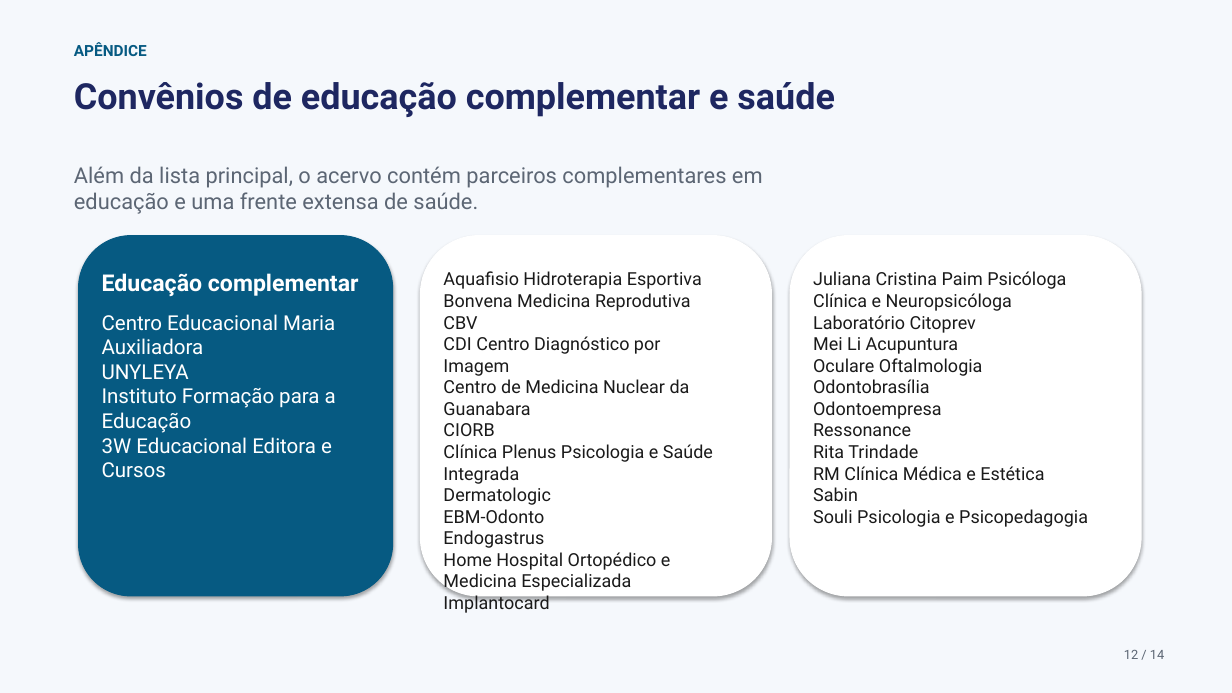
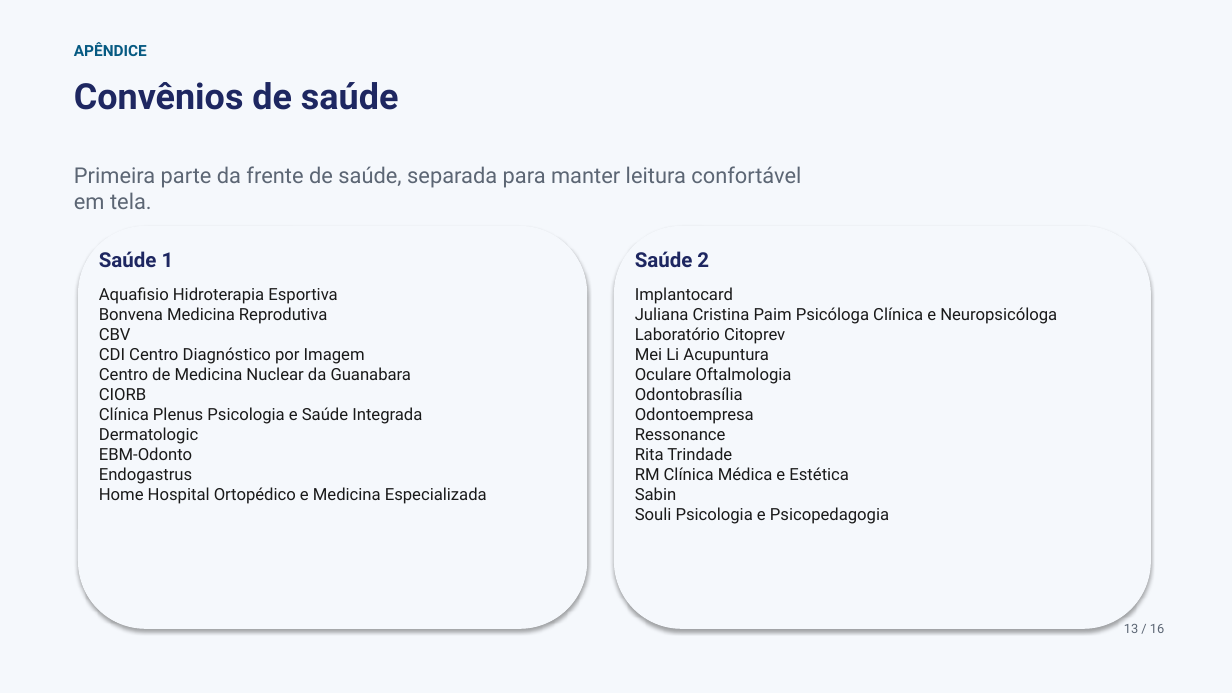
Before and after one commit to prof-ramos/onboard-asof, a slide deck: slide 13 of presentation/onboard-asof.pptx (slide 12 before the commit). Drawn at 1232x693 pixels with LibreOffice and Linux fonts; fonts in the diff are those of the drawing. Boxes give left, top, right and bottom in pixels: in the first picture for what was removed or moved away, otherwise in the second. Text is boxed around its words. In the diff, an @@ line names an element or a change of style, - is before the commit and + after.

```diff
--- a/presentation/onboard-asof.pptx
+++ b/presentation/onboard-asof.pptx
@@ text at <box>74,82,398,110</box>: text changed @@
-Convênios de educação complementar e saúde
+Convênios de saúde
@@ text at <box>74,166,801,209</box>: text changed @@
-Além da lista principal, o acervo contém parceiros complementares em educação e uma frente extensa de saúde.
+Primeira parte da frente de saúde, separada para manter leitura confortável em tela.
@@ rounded rectangle: place and size @@
-rounded rectangle at <box>79,236,393,596</box>
+rounded rectangle at <box>79,226,587,628</box>
@@ rounded rectangle at <box>79,226,587,628</box>: fill #065A82 to #F5F8FC; outline #065A82 0.75 pt to #F5F8FC 0.75 pt @@
@@ rounded rectangle: place and size @@
-rounded rectangle at <box>421,236,772,596</box>
+rounded rectangle at <box>615,226,1151,628</box>
@@ rounded rectangle at <box>615,226,1151,628</box>: fill #FFFFFF to #F5F8FC; outline #FFFFFF 0.75 pt to #F5F8FC 0.75 pt @@
@@ rounded rectangle removed at <box>790,236,1141,596</box> @@
@@ text at <box>99,251,174,267</box>: text changed; size 18 to 16 pt; text colour #FFFFFF to #1E2761 @@
-Educação complementar
+Saúde 1
@@ text added at <box>635,251,709,267</box>, 16 pt, text #1E2761, bold @@
+Saúde 2
@@ text at <box>99,287,487,504</box>: paragraph removed @@
-Implantocard
@@ text "Aquafisio Hidroterapia Esportiva": place and size @@
-text "Aquafisio Hidroterapia Esportiva" at <box>443,271,713,570</box>
+text "Aquafisio Hidroterapia Esportiva" at <box>99,287,487,504</box>
@@ text "Aquafisio Hidroterapia Esportiva" at <box>99,287,487,504</box>: size 14 to 13 pt @@
@@ text at <box>635,287,733,304</box>: paragraph added @@
+Implantocard
@@ text "Implantocard": place and size @@
-text "Implantocard" at <box>813,271,1088,527</box>
+text "Implantocard" at <box>635,287,1057,524</box>
@@ text removed at <box>102,314,336,478</box> @@
-Centro Educacional Maria Auxiliadora
-UNYLEYA
-Instituto Formação para a Educação
-3W Educacional Editora e Cursos
@@ text at <box>635,307,1057,524</box>: size 14 to 13 pt @@
@@ text added at <box>1124,624,1164,633</box>, 10 pt, text #5C6674 @@
+13 / 16
@@ text removed at <box>1124,650,1164,659</box> @@
-12 / 14
```
Also in this commit, not shown: 13 other slides changed, 2 slides added, 1 other file.
